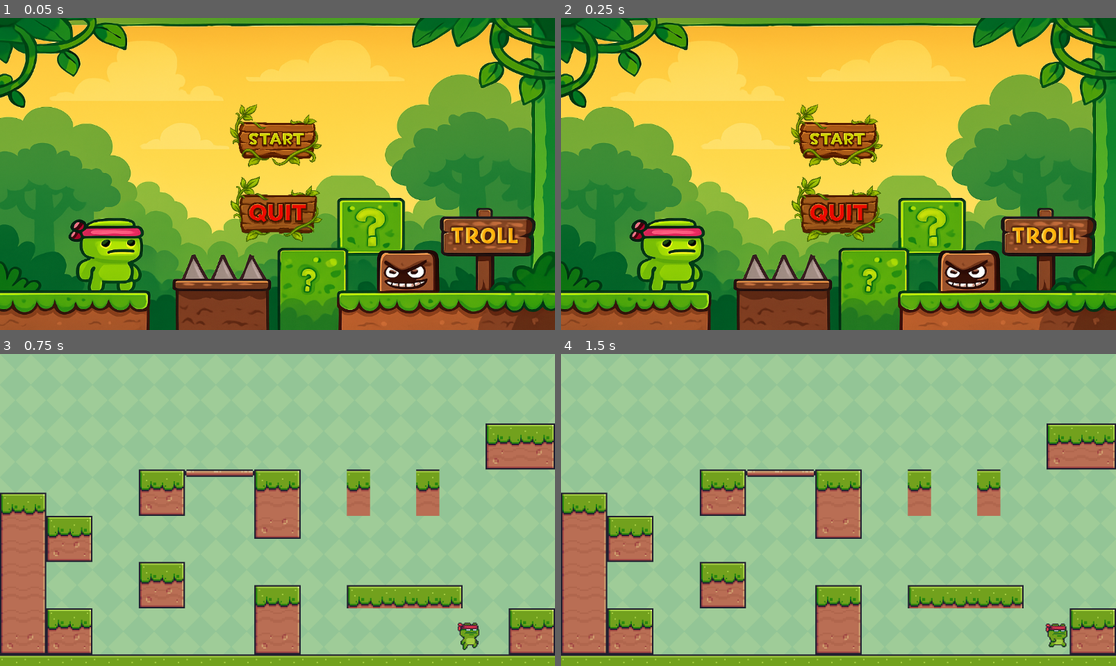
Above: before the commit, frames 1-4 (two rows, left to right).
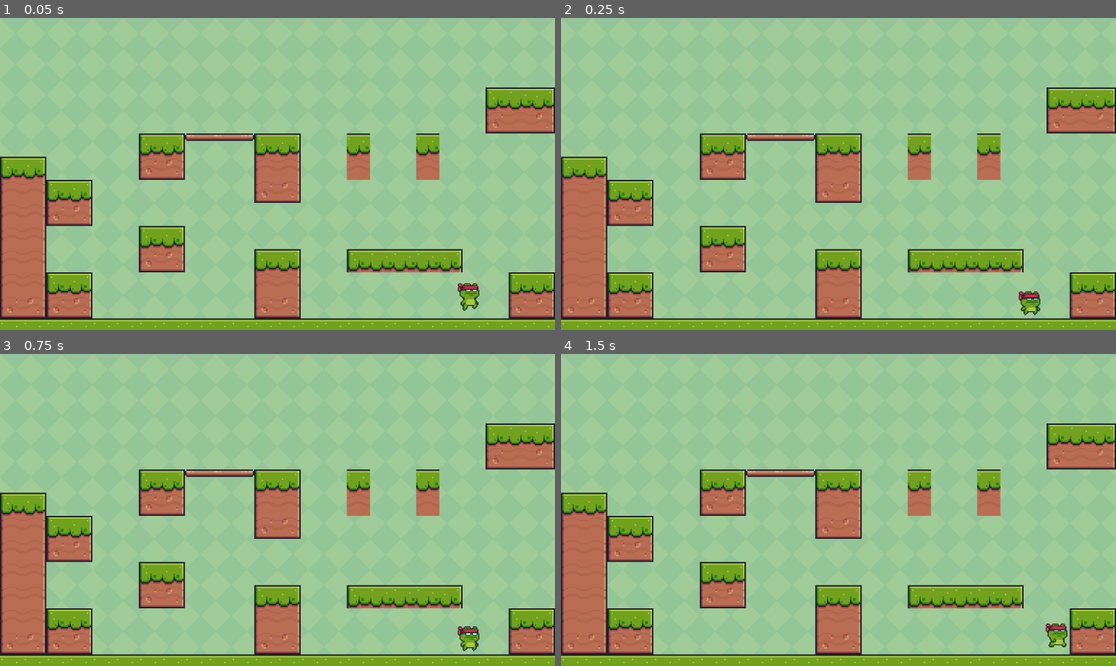
Above: after the commit, the same moments.

Repository: meri1405/Game-Troll-Godot
Game: Godot game, scene res://Level_1.tscn
Two runs of this game, one before a commit and one after it. Both use one fixed random seed, a clock stepped at 60 frames per second and the inputs below. Before the commit the project starts from res://main.tscn.
Inputs (mouse positions are in pixels of both pictures, inside the frame that each line leads up to):
- Up to frame 1 (0.05 s): no input
- Up to frame 2 (0.25 s): no input
- Up to frame 3 (0.75 s): click (277, 475) at 0.52 s
- Up to frame 4 (1.5 s): tap Enter at 1.25 s; hold D (right) from 1.28 s (still down)

The runs differ from the first frame. In frame 1, 99% of the frame differs, in the area x 0-100%, y 0-100%; in frame 2, 99%; in frame 3, 0.3%; in frame 4, nothing differs.

Commit message:
re added project name

Diff:
--- a/project.godot
+++ b/project.godot
@@ -10,7 +10,8 @@
 
 [application]
 
-run/main_scene="uid://dxmmwaa2m58ff"
+config/name="Project-1"
+run/main_scene="uid://bm5l0hvg6erwk"
 config/features=PackedStringArray("4.4", "Mobile")
 config/icon="res://icon.svg"
 
